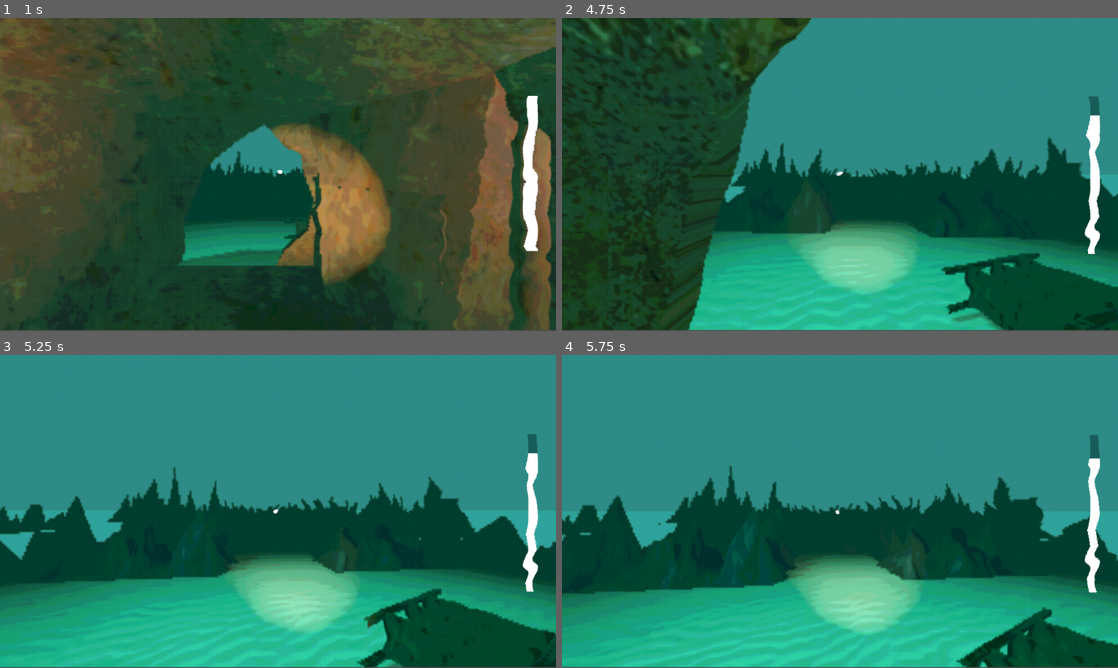
Above: before the commit, frames 1-4 (two rows, left to right).
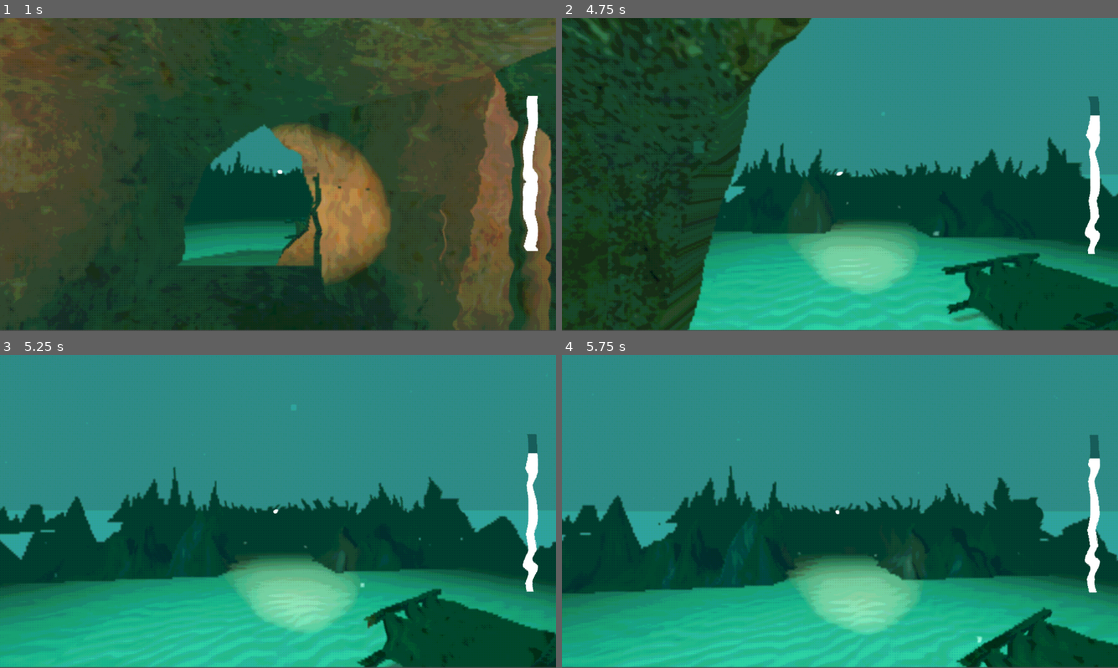
Above: after the commit, the same moments.

Repository: useronym/BubbleGameJam
Game: Godot game, scene res://scenes/mainMenu.tscn
Same seed, same stepped clock (60 frames per second), same inputs: the game is played once before the commit and once after it.
Inputs (mouse positions are in pixels of both pictures, inside the frame that each line leads up to):
- Up to frame 1 (1 s): click "Play" at 0.5 s
- Up to frame 2 (4.75 s): tap Enter at 1.25 s; move the mouse to (834, 180) at 1.27 s; hold W (up) 1.28-3.53 s; tap E (interact) every 0.75 s from 1.35 to 4.35 s; move the mouse to (878, 177) at 2.02 s; move the mouse to (795, 171) at 2.77 s; move the mouse to (845, 174) at 3.52 s; hold A (left) 3.53-4.28 s; move the mouse to (817, 168) at 4.27 s; hold W (up) from 4.28 s (still down)
- Up to frame 3 (5.25 s): keep holding W (up); move the mouse to (305, 511) at 5.02 s; tap E (interact) at 5.1 s
- Up to frame 4 (5.75 s): keep holding W (up)

Frame 1 is identical in both runs. In frame 2, less than 0.1% of the frame differs, in the area x 23-68%, y 39-70%; in frame 3, less than 0.1%; in frame 4, less than 0.1%.

Commit message:
Player death mechanic

Diff:
--- a/scenes/PlayerGUI.tscn
+++ b/scenes/PlayerGUI.tscn
@@ -147,6 +147,31 @@
 visible = false
 layout_mode = 1
 
+[node name="DeathScreen" type="ColorRect" parent="."]
+visible = false
+anchors_preset = 15
+anchor_right = 1.0
+anchor_bottom = 1.0
+grow_horizontal = 2
+grow_vertical = 2
+color = Color(0, 0, 0, 1)
+
+[node name="CenterContainer" type="CenterContainer" parent="DeathScreen"]
+layout_mode = 1
+anchors_preset = 15
+anchor_right = 1.0
+anchor_bottom = 1.0
+grow_horizontal = 2
+grow_vertical = 2
+
+[node name="Label" type="Label" parent="DeathScreen/CenterContainer"]
+layout_mode = 2
+text = "You drowned.
+
+Hint: Look for air."
+horizontal_alignment = 1
+vertical_alignment = 1
+
 [connection signal="Closing" from="PauseNode/Settings" to="PauseNode" method="_on_close_button"]
 [connection signal="pressed" from="PauseNode/Main/VBoxContainer/Button" to="PauseNode" method="_unpause"]
 [connection signal="pressed" from="PauseNode/Main/VBoxContainer/Button2" to="PauseNode" method="_settings"]
--- a/scenes/player.gd
+++ b/scenes/player.gd
@@ -131,13 +131,20 @@
 	var new_air_capacity = self.CURRENT_AIR_CAPACITY - self.DECREMENT_AIR_CAPACITY_VALUE_SECOND
 	if new_air_capacity < self.MIN_AIR_CAPACITY:
 		# DEATH
-		character_died.emit()
+		player_death()
+		$AirDepletionTimer.stop()
 		new_air_capacity = self.MIN_AIR_CAPACITY
 	update_air_capacity(new_air_capacity)
 
 func update_air_capacity(newValue: int) -> void:
 	self.CURRENT_AIR_CAPACITY = newValue
 	air_capacity_updated.emit(newValue)
+
+func player_death():
+	character_died.emit()
+	$DeathSound.play()
+	await get_tree().create_timer(5).timeout
+	get_tree().change_scene_to_file("res://main.tscn")
 
 func _on_air_depletion_timer_timeout():
 	decrease_air_capacity()
--- a/scenes/player.tscn
+++ b/scenes/player.tscn
@@ -1,8 +1,10 @@
-[gd_scene load_steps=10 format=3 uid="uid://brpt71jl5cg2q"]
+[gd_scene load_steps=12 format=3 uid="uid://brpt71jl5cg2q"]
 
 [ext_resource type="Script" path="res://scenes/player.gd" id="1_yofdb"]
 [ext_resource type="AudioStream" uid="uid://b7ggktlgopsnw" path="res://environment/audio/walking_loop.wav" id="2_0kegd"]
 [ext_resource type="PackedScene" uid="uid://c6wmqp0buuk5m" path="res://scenes/PlayerGUI.tscn" id="2_ywley"]
+[ext_resource type="PackedScene" uid="uid://dcdh460c80rd" path="res://scenes/vfx/floatingParticulates.tscn" id="4_calqc"]
+[ext_resource type="AudioStream" uid="uid://cei0len1b87su" path="res://scenes/drowning_one_shot.wav" id="5_cbsgl"]
 
 [sub_resource type="CapsuleMesh" id="CapsuleMesh_jse87"]
 
@@ -124,5 +126,13 @@
 
 [node name="AirDepletionTimer" type="Timer" parent="."]
 
+[node name="FloatingParticulates" parent="." instance=ExtResource("4_calqc")]
+transform = Transform3D(1, 0, 0, 0, 1, 0, 0, 0, 1, 0, 1.77646, 0)
+
+[node name="DeathSound" type="AudioStreamPlayer" parent="."]
+stream = ExtResource("5_cbsgl")
+volume_db = 8.0
+
 [connection signal="air_capacity_updated" from="." to="PlayerGUI" method="_on_player_air_capacity_updated"]
+[connection signal="character_died" from="." to="PlayerGUI" method="_on_player_character_died"]
 [connection signal="timeout" from="AirDepletionTimer" to="." method="_on_air_depletion_timer_timeout"]
--- a/scenes/playerGUI.gd
+++ b/scenes/playerGUI.gd
@@ -3,6 +3,7 @@
 @onready var label = $TextureRect/Label
 @onready var air_capacity_bar = $AirProgressBar
 @onready var debuginfo = $DebugInfoLabel
+@onready var death_screen = $DeathScreen
 const DEBUG_TEMPLATE = "PlayerState: {plrstate}\nPlayerSpeed: {speed}\nGlobal Coordinates (X/Y/Z): {globalpos}\nFPS: {fps}"
 
 ## Updates the hover text thing. Used internally for process_interact() in player.gd
@@ -33,3 +34,7 @@
 
 func _on_player_air_capacity_updated(new_value: int):
 	update_air_capacity_bar(new_value)
+
+
+func _on_player_character_died() -> void:
+	death_screen.visible = true
--- a/scenes/vfx/floatingParticulates.tscn
+++ b/scenes/vfx/floatingParticulates.tscn
@@ -10,7 +10,7 @@
 
 [sub_resource type="ParticleProcessMaterial" id="ParticleProcessMaterial_lcxfb"]
 emission_shape = 3
-emission_box_extents = Vector3(2.5, 1, 2.5)
+emission_box_extents = Vector3(5, 1, 5)
 direction = Vector3(0, -1, 0)
 spread = 90.0
 initial_velocity_min = 0.01
@@ -31,7 +31,7 @@
 [node name="FloatingParticulates" type="Node3D"]
 
 [node name="GPUParticles3D" type="GPUParticles3D" parent="."]
-amount = 50
+amount = 200
 lifetime = 10.0
 process_material = SubResource("ParticleProcessMaterial_lcxfb")
 draw_pass_1 = SubResource("QuadMesh_13lq8")
Not shown, added: scenes/drowning_one_shot.wav.import
Not shown, added: scenes/drowning_one_shot.wav
